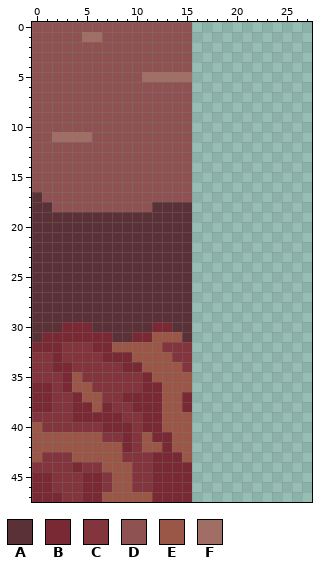
File history of a pixel-art file, GraftGuard/Content/Environment/Tilesets/tileset_rocky.aseprite. Above is the file before it was changed.
128x48 pixels, 1 frame. Shown: x 0..27, y 0..47.
Palette (. is transparent): A #5b3138  B #782933  C #83353e  D #8e5252  E #9a5747  F #a16e65
The same view after the edit:
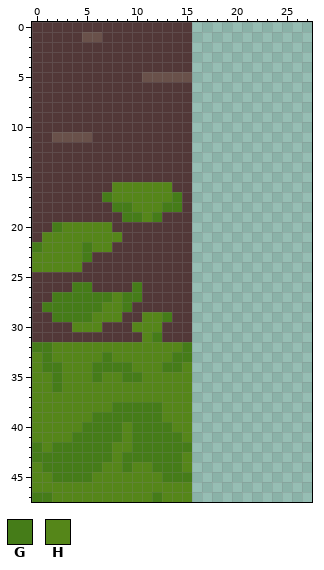
Colours new in this view: G #457c18  H #558619
Edits made:
colour D: #8e5252 -> #523838
colour F: #a16e65 -> #69514a
Changed rows in their new state; - is a pixel that keeps its letter.
first column x 0:
16 --------HHHHHH--
17 D------GHHHHHHG-
18 DD------GGHHHGGD
19 DDDDDDDDDGGHGDDD
20 DDGHHHHHDDDDDDDD
21 DHHHHHHHHDDDDDDD
22 GHHHHGHHDDDDDDDD
23 HHHHHGDDDDDDDDDD
24 HHHHHDDDDDDDDDDD
25 DDDDDDDDDDDDDDDD
26 DDDDGGDDDDGDDDDD
27 DDGGGGGGHGGDDDDD
28 DGGGGGGHHGDDDDDD
29 DDGGGGHHHDDHHGDD
30 DDDDHHHDDDHHHDDD
31 DDDDDDDDDDDHGDDD
32 GGHHHHHHHHHHHHHG
33 HGHHHHHGHHHHHHGG
34 HGGHHHGGGGHHHGGH
35 HHGHHHGHHGGHHHHH
36 HHGHHHHHHHHHHHHH
37 HHHHHHHHHHHHHHHH
38 HHHHHHHHGGGGGHHH
39 HHHHHHGGGGGGGHHH
40 HHHHHGGGGHGGGGHH
41 HHHHGGGGGHGGGGGH
42 GHGGGGGGHHGGGGGG
43 GGGGGGGGHGGGGGGH
44 HGGGGGGHHGHHGGGH
45 HHGGGGHHHHHHHGGG
46 HHHHHHHHHHHHHHHH
47 GGHHHHHHHHHHGHHH
Where, in picture pixels (left, top, right, bottom), the same in both pictures:
changed: (32, 22, 192, 502)
